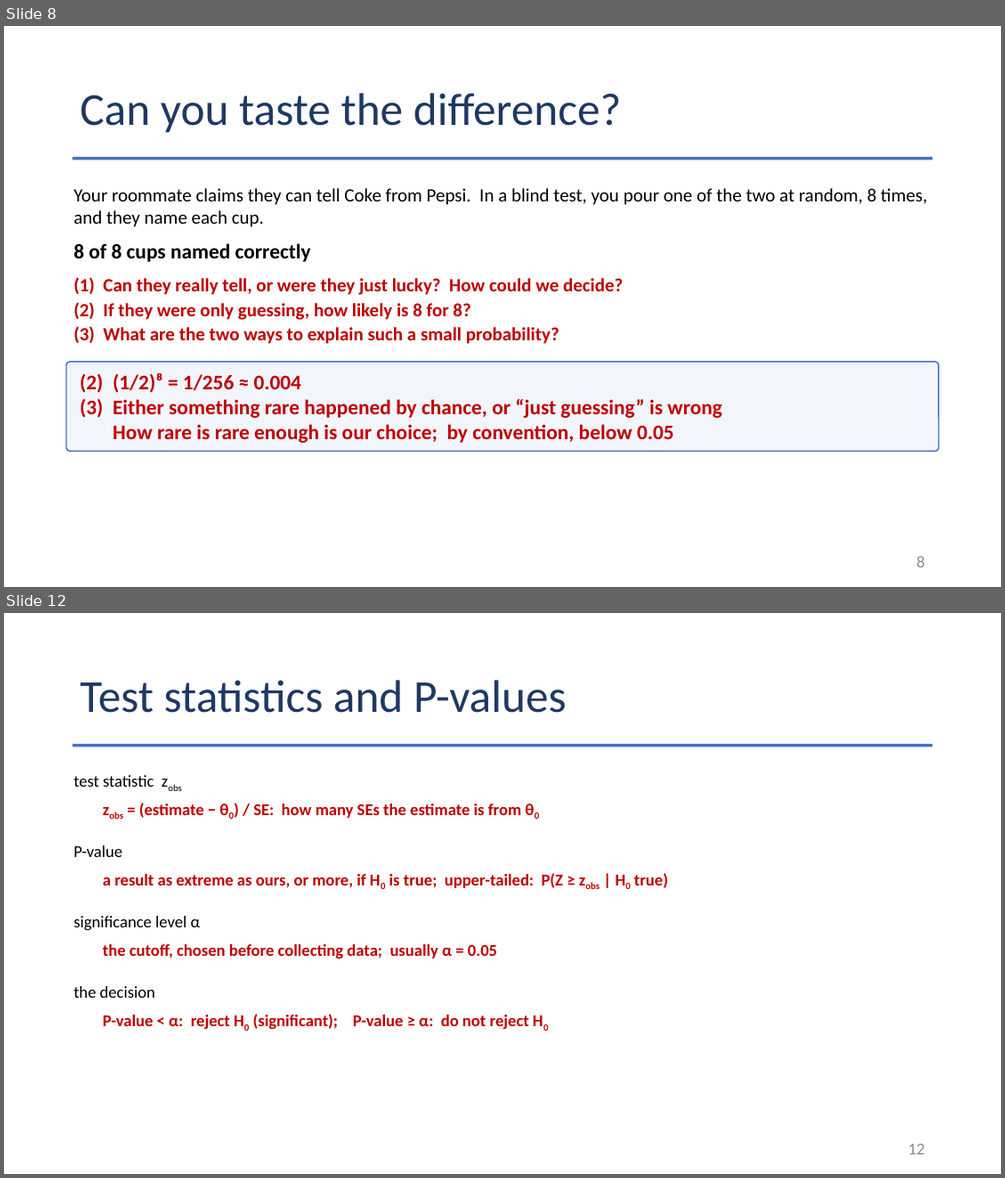
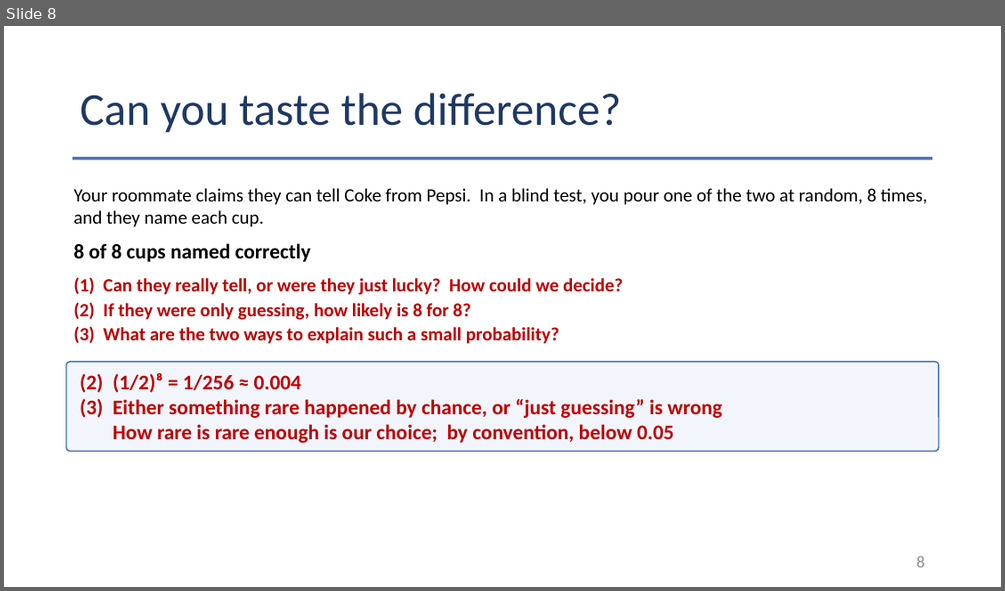
Before and after one commit to Jarred6068/Kvamme_UI_STAT251, a slide deck: docs/lecture_slides/Week 10/2026/Week10_Lecture22_Slides_10_26_2026.pptx. Shown one above the other, each under a label of ours: slides 8 and 12 before the commit, slide 8 after it; the slides between them are not shown. The pictures are 1005x1178 and 1005x591 pixels, drawn with LibreOffice and Linux fonts; fonts in the diff are those of the drawing. Boxes give left, top, right and bottom in pixels: in the first picture for what was removed or moved away, otherwise in the second. Text is boxed around its words. In the diff, an @@ line names an element or a change of style, - is before the commit and + after.

```diff
--- a/docs/lecture_slides/Week 10/2026/Week10_Lecture22_Slides_10_26_2026.pptx
+++ b/docs/lecture_slides/Week 10/2026/Week10_Lecture22_Slides_10_26_2026.pptx
@@ slide 12 removed at box(4, 613, 1001, 1174), background #FFFFFF @@
@@ title removed at box(80, 680, 566, 713) @@
-Test statistics and P-values
@@ rectangle removed at box(73, 744, 933, 747) @@
@@ text removed at box(73, 775, 154, 787) @@
-test statistic zobs
@@ text removed at box(139, 803, 521, 818) @@
-zobs = (estimate − θ0) / SE: how many SEs the estimate is from θ0
@@ text removed at box(73, 845, 122, 857) @@
-P-value
@@ text removed at box(103, 873, 668, 888) @@
-a result as extreme as ours, or more, if H0 is true; upper-tailed: P(Z ≥ zobs | H0 true)
@@ text removed at box(73, 916, 201, 930) @@
-significance level α
@@ text removed at box(103, 944, 497, 958) @@
-the cutoff, chosen before collecting data; usually α = 0.05
@@ text removed at box(73, 986, 155, 997) @@
-the decision
@@ text removed at box(103, 1013, 529, 1029) @@
-P-value < α: reject H0 (significant); P-value ≥ α: do not reject H0
@@ page number removed at box(908, 1143, 925, 1154) @@
-12
```
Also in this commit, not shown: 1 slide changed, 8 other slides removed, 40 other files.
